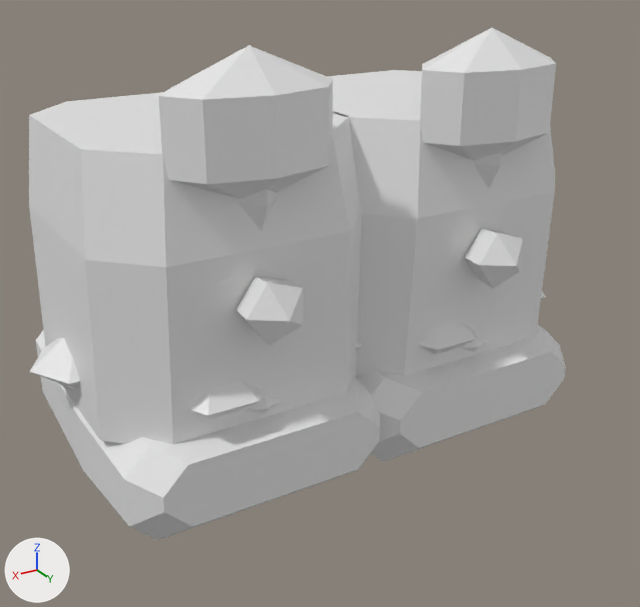
A saved change to the FBX model roblox/art/armor/shoes_tier6_legendary.fbx.
Camera for both pictures: a 50 mm camera at (1.8, 3.14, -1.68) aimed at (0.07, 0.26, -3.12). Lighting does not change. The marker at lower left points along +X, +Y and +Z. The picture after the commit comes second. Where no turn or scale is listed for an object, it has been applied to the vertices.

The first picture shows 'Boot_L', 'Boot_R', 'Greave_L', 'Greave_L_Glow', 'Greave_R', 'Greave_R_Glow', 'Greave_R_Trim' and 3 more.
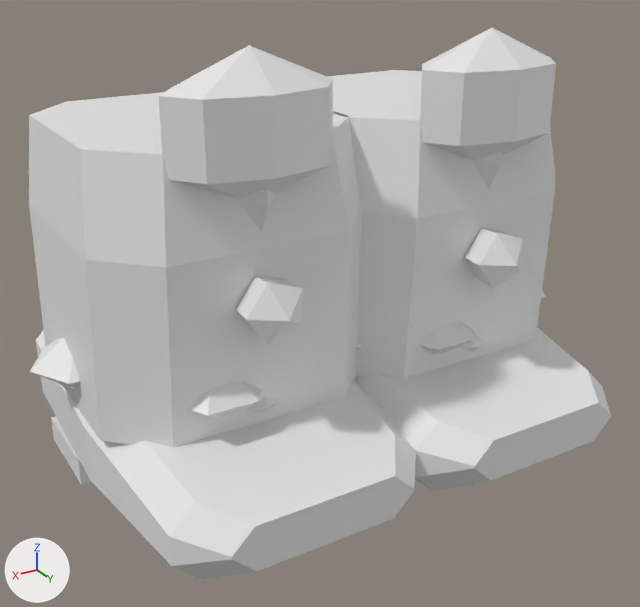
Where the change shows, as pixel boxes (x1, y1, x2, y2) in the pictures (640 x 607 px; the box of a moved part takes in the faces that stretch with it):
'Boot_R', reshaped (10% wider, 19% taller): before (29, 330, 380, 540); after (29, 330, 416, 580)
'Boot_L', reshaped (22% wider, 17% taller): before (356, 291, 566, 462); after (355, 291, 611, 491)
part 1 of me_boot_l, moved or reshaped: before (356, 325, 566, 462); after (355, 328, 611, 491)
part 2 of me_boot_r, added: after (51, 416, 91, 485)
part 3 of me_boot_r, moved or reshaped: before (54, 377, 380, 540); after (55, 379, 416, 580)

The change, as a diff of the scene's bpy script:
```diff
--- a/roblox/art/armor/shoes_tier6_legendary.fbx.py
+++ b/roblox/art/armor/shoes_tier6_legendary.fbx.py
@@ me_boot_l @@
 # verts and faces of me_boot_l; kept vertices keep their numbers, new ones are numbered from 72
-me_boot_l.from_pydata(...)  # 72 vertices, 86 faces; spans x -0.605..0.7, y -0.649..0.68, z -0.23..0.45
+me_boot_l.from_pydata(...)  # 80 vertices, 92 faces; spans x -0.605..0.7, y -0.649..1.03, z -0.35..0.45
+# me_boot_l part 1
+for i in [8, 13, 14, 15]: verts[i] += (0.0, 0.1, 0.01)
+for i in [*range(9, 13)]: verts[i] += (0.0, 0.1, -0.01)
+verts[16] = (0.5, 0.85, -0.1)  # moved, pixel (414, 477)
+verts[23] = (0.4, 0.85, -0.2)  # moved, pixel (433, 491)
+verts[17] = (0.5, 0.85, 0.02)  # moved, pixel (415, 450)
+verts[18] = (0.4, 0.85, 0.12)  # moved, pixel (438, 420)
+verts[19] = (-0.4, 0.85, 0.12)  # moved, pixel (588, 370)
+verts[20] = (-0.5, 0.85, 0.02)  # moved, pixel (601, 385)
+verts[21] = (-0.5, 0.85, -0.1)  # moved
+verts[22] = (-0.4, 0.85, -0.2)  # moved
+verts[24] = (0.36, 1.03, -0.005)  # moved, pixel (474, 468)
+verts[25] = (0.36, 1.03, 0.004)  # moved, pixel (474, 466)
+verts[26] = (0.275, 1.03, 0.09)  # moved, pixel (494, 440)
+verts[27] = (-0.275, 1.03, 0.09)  # moved, pixel (598, 402)
+verts[28] = (-0.36, 1.03, 0.004)  # moved, pixel (610, 415)
+verts[29] = (-0.36, 1.03, -0.005)  # moved, pixel (610, 417)
+verts[30] = (-0.275, 1.03, -0.09)  # moved, pixel (593, 441)
+verts[31] = (0.275, 1.03, -0.09)  # moved, pixel (490, 480)
+# other edits to the shape of me_boot_l do not show in these pictures
 me_boot_l.materials.append(mat_shoes_tier6_legendary_boot_l)
@@ me_boot_r @@
 # verts and faces of me_boot_r; kept vertices keep their numbers, new ones are numbered from 72
-me_boot_r.from_pydata(...)  # 72 vertices, 86 faces; spans x -0.605..0.7, y -0.649..0.68, z -0.23..0.45
+me_boot_r.from_pydata(...)  # 80 vertices, 92 faces; spans x -0.605..0.7, y -0.649..1.03, z -0.35..0.45
+# me_boot_r part 2: a new loose piece, a box spanning x -0.53..0.53, y -0.55..-0.13, z -0.35..-0.23, in mat_shoes_tier6_legendary_boot_r (white #e7e7e7)
+# me_boot_r part 3
+for i in [8, 13, 14, 15]: verts[i] += (0.0, 0.1, 0.01)
+for i in [*range(9, 13)]: verts[i] += (0.0, 0.1, -0.01)
+verts[16] = (0.5, 0.85, -0.1)  # moved, pixel (171, 566)
+verts[23] = (0.4, 0.85, -0.2)  # moved, pixel (200, 579)
+verts[17] = (0.5, 0.85, 0.02)  # moved, pixel (169, 536)
+verts[18] = (0.4, 0.85, 0.12)  # moved, pixel (195, 501)
+verts[19] = (-0.4, 0.85, 0.12)  # moved, pixel (395, 435)
+verts[20] = (-0.5, 0.85, 0.02)  # moved, pixel (415, 450)
+verts[21] = (-0.5, 0.85, -0.1)  # moved, pixel (414, 477)
+verts[22] = (-0.4, 0.85, -0.2)  # moved
+verts[24] = (0.36, 1.03, -0.005)  # moved, pixel (232, 559)
+verts[25] = (0.36, 1.03, 0.004)  # moved, pixel (232, 557)
+verts[26] = (0.275, 1.03, 0.09)  # moved, pixel (255, 526)
+verts[27] = (-0.275, 1.03, 0.09)  # moved, pixel (395, 475)
+verts[28] = (-0.36, 1.03, 0.004)  # moved, pixel (414, 489)
+verts[29] = (-0.36, 1.03, -0.005)  # moved, pixel (414, 491)
+verts[30] = (-0.275, 1.03, -0.09)  # moved, pixel (393, 518)
+verts[31] = (0.275, 1.03, -0.09)  # moved, pixel (256, 571)
 me_boot_r.materials.append(mat_shoes_tier6_legendary_boot_r)
```
